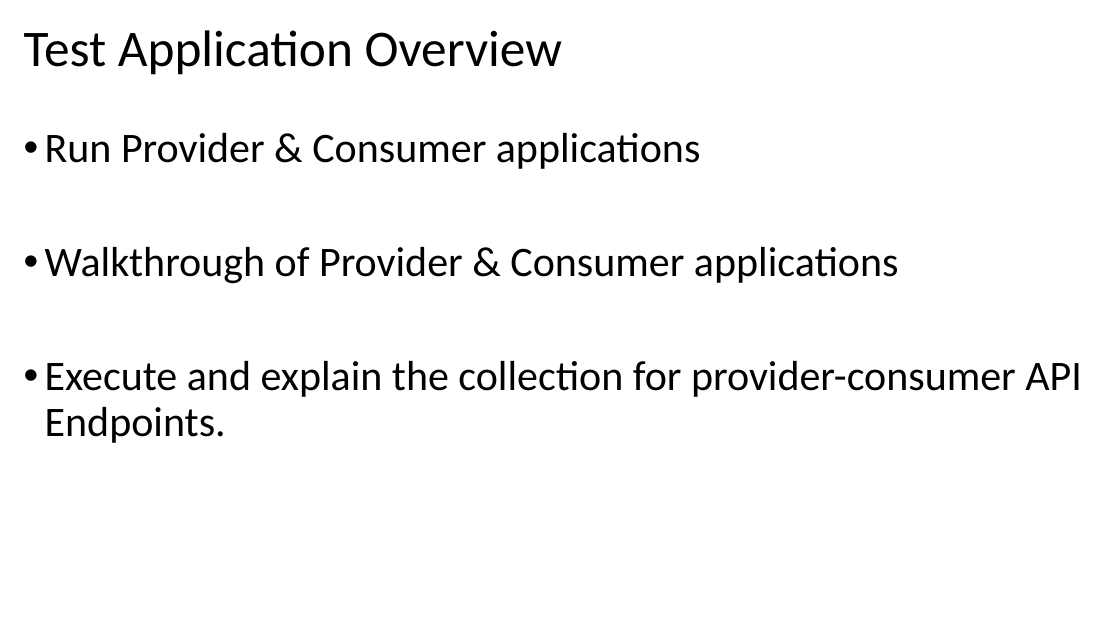
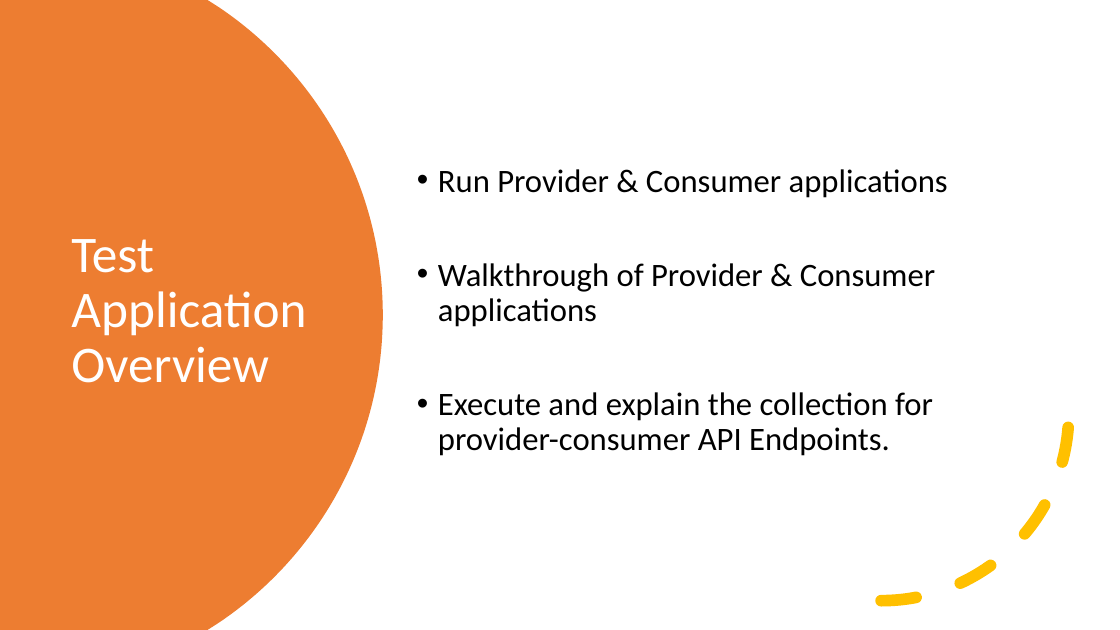
Before and after one commit to Kiranmoy/SpringBootRestService, a slide deck: slide 20 of setup-guide/Hands-on Pact.pptx (slide 12 before the commit). Drawn at 1120x630 pixels with LibreOffice and Linux fonts; fonts in the diff are those of the drawing. Boxes give left, top, right and bottom in pixels: in the first picture for what was removed or moved away, otherwise in the second. Text is boxed around its words. In the diff, an @@ line names an element or a change of style, - is before the commit and + after.

Commit message:
finalized PPT design and completed session 1 & 2 slides

```diff
--- a/setup-guide/Hands-on Pact.pptx
+++ b/setup-guide/Hands-on Pact.pptx
@@ freeform shape added at box(0, 0, 383, 630), fill #ED7D31 @@
@@ text "Run Provider & Consumer applications": place and size @@
-text "Run Provider & Consumer applications" at box(45, 133, 1081, 443)
+text "Run Provider & Consumer applications" at box(438, 169, 948, 456)
@@ text "Run Provider & Consumer applications" at box(438, 169, 948, 456): size 36 to 28 pt; vertical alignment top to middle @@
@@ title "Test Application Overview": place and size @@
-title "Test Application Overview" at box(24, 30, 562, 75)
+title "Test Application Overview" at box(71, 239, 306, 383)
@@ title "Test Application Overview" at box(71, 239, 306, 383): text colour #000000 to #FFFFFF @@
@@ arc (boxed as its full ellipse) added at box(694, 226, 1070, 602), outline #FFC000 10 pt dashed @@
```
Also in this commit, not shown: 9 other slides changed, 15 slides added, 2 slides removed.
